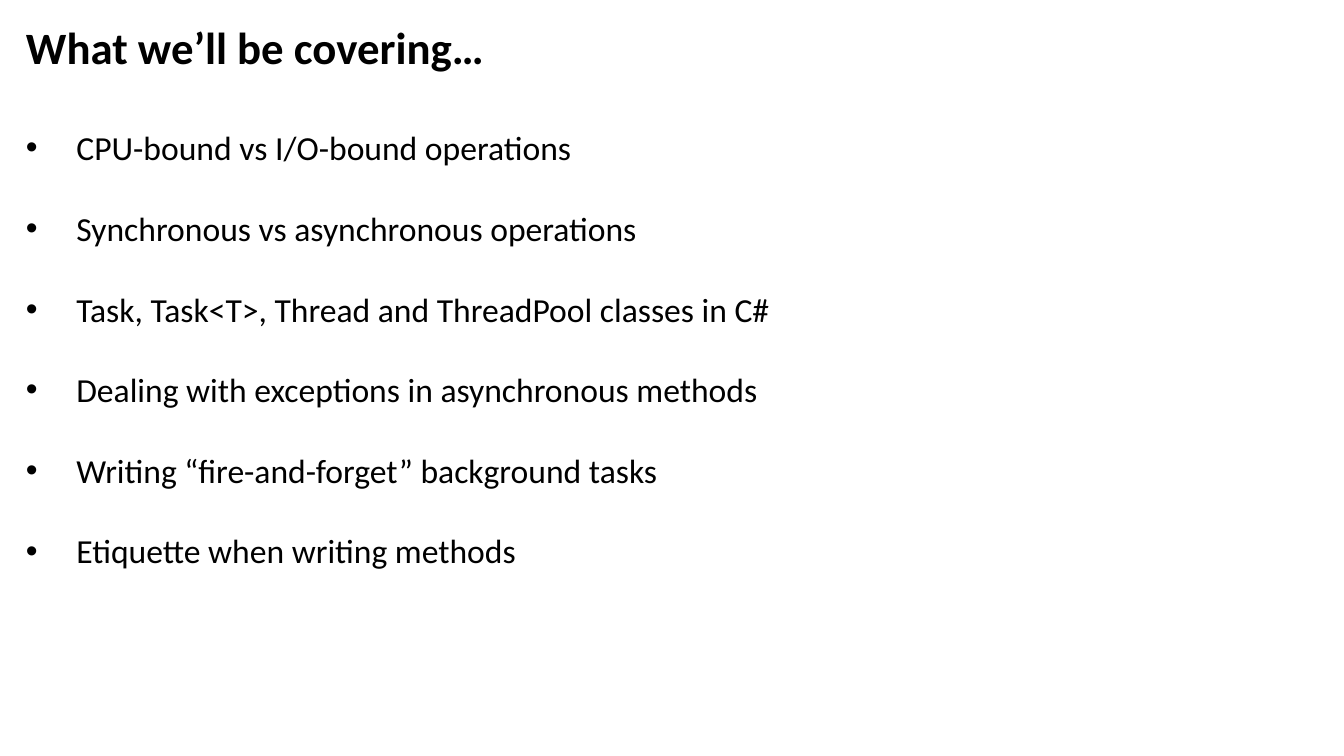
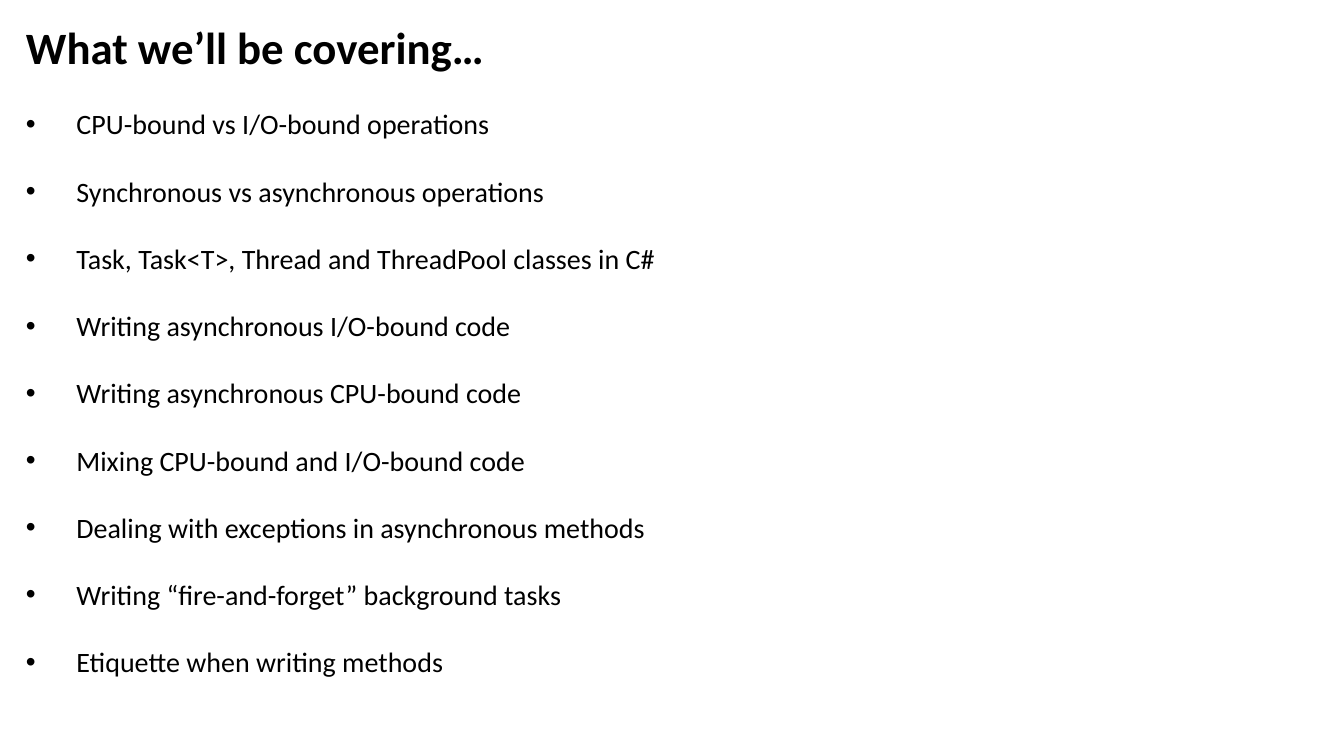
Before and after one commit to JoshKain/AsyncAwaitQuiz, a slide deck: slide 2 of Async and await presentation.pptx. Drawn at 1344x756 pixels with LibreOffice and Linux fonts; fonts in the diff are those of the drawing. Boxes give left, top, right and bottom in pixels: in the first picture for what was removed or moved away, otherwise in the second. Text is boxed around its words. In the diff, an @@ line names an element or a change of style, - is before the commit and + after.

```diff
--- a/Async and await presentation.pptx
+++ b/Async and await presentation.pptx
@@ text at (x1=76, y1=114, x2=655, y2=677): size 24 to 20 pt in "CPU-bound vs I/O-bound operations", "Synchronous vs asynchronous operations", "Task, Task<T>, Thread and ThreadPool classes in ...", "Dealing with exceptions in asynchronous methods" and 2 more places @@
@@ text at (x1=76, y1=316, x2=525, y2=476): paragraphs added @@
+• Writing asynchronous I/O-bound code
+• Writing asynchronous CPU-bound code
+• Mixing CPU-bound and I/O-bound code
```
Also in this commit, not shown: 1 other slide changed.
